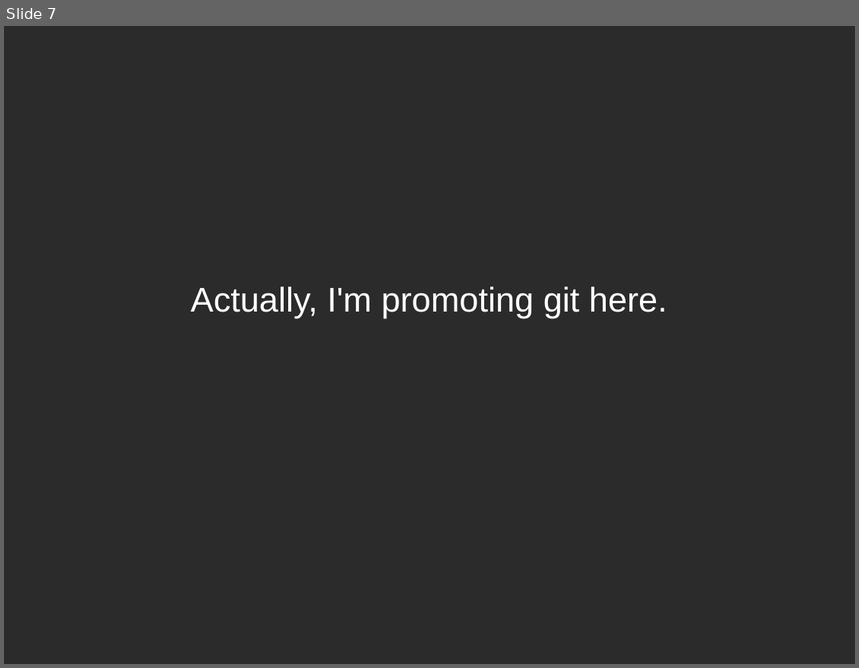
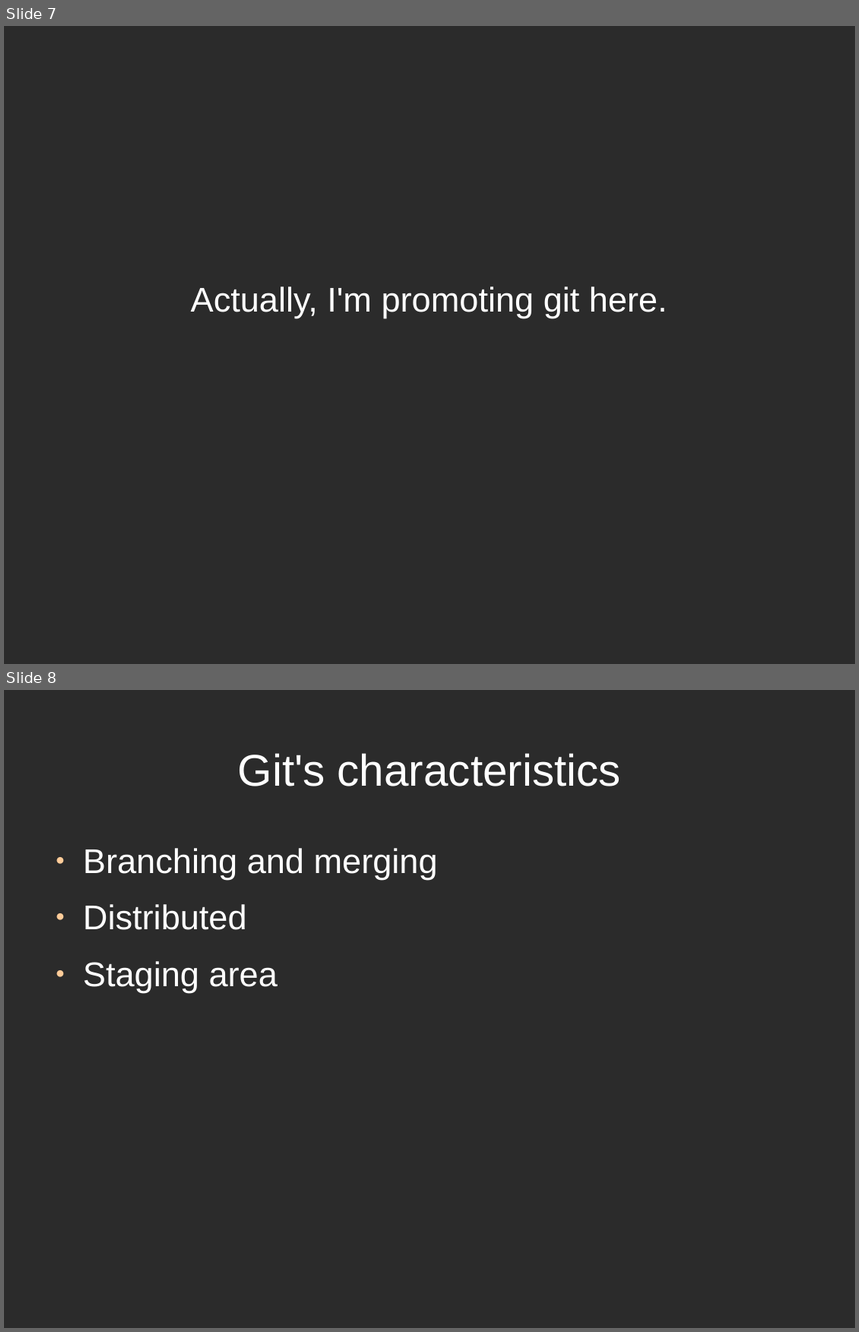
Before and after one commit to asilyihong/SampleLibrary, a slide deck: data/RevisionControl.odp. Shown one above the other, each under a label of ours: slide 7 before the commit, slides 7 and 8 after it. The pictures are 859x668 and 859x1332 pixels, drawn with LibreOffice and Linux fonts; fonts in the diff are those of the drawing; background and template pictures are left out; a plain dark background stands for a picture behind light text. Boxes give left, top, right and bottom in pixels: in the first picture for what was removed or moved away, otherwise in the second. Text is boxed around its words. In the diff, an @@ line names an element or a change of style, - is before the commit and + after.

```diff
--- a/data/RevisionControl.odp
+++ b/data/RevisionControl.odp
@@ slide 8 added at bbox=[4, 690, 855, 1328], background picture (left out) @@
@@ title added at bbox=[238, 753, 621, 787], 41.4 pt, text #FFFFFF @@
+Git's characteristics
@@ text added at bbox=[83, 848, 438, 992], 32 pt, text #FFFFFF @@
+● Branching and merging
+● Distributed
+● Staging area
```
Also in this commit, not shown: 1 slide removed.
